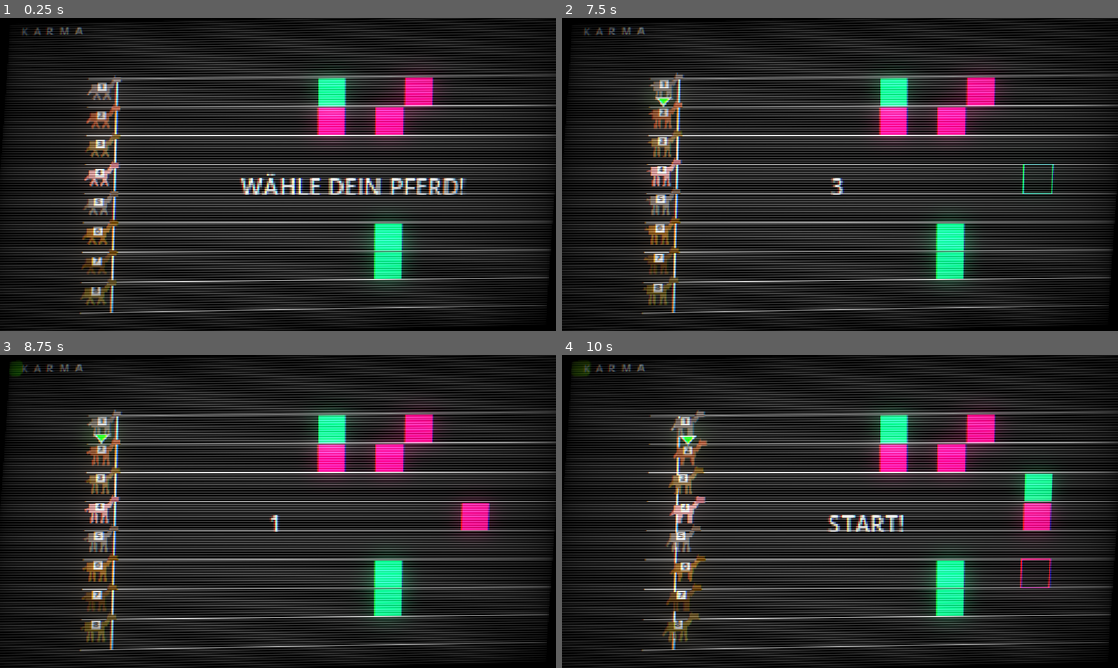
Above: before the commit, frames 1-4 (two rows, left to right).
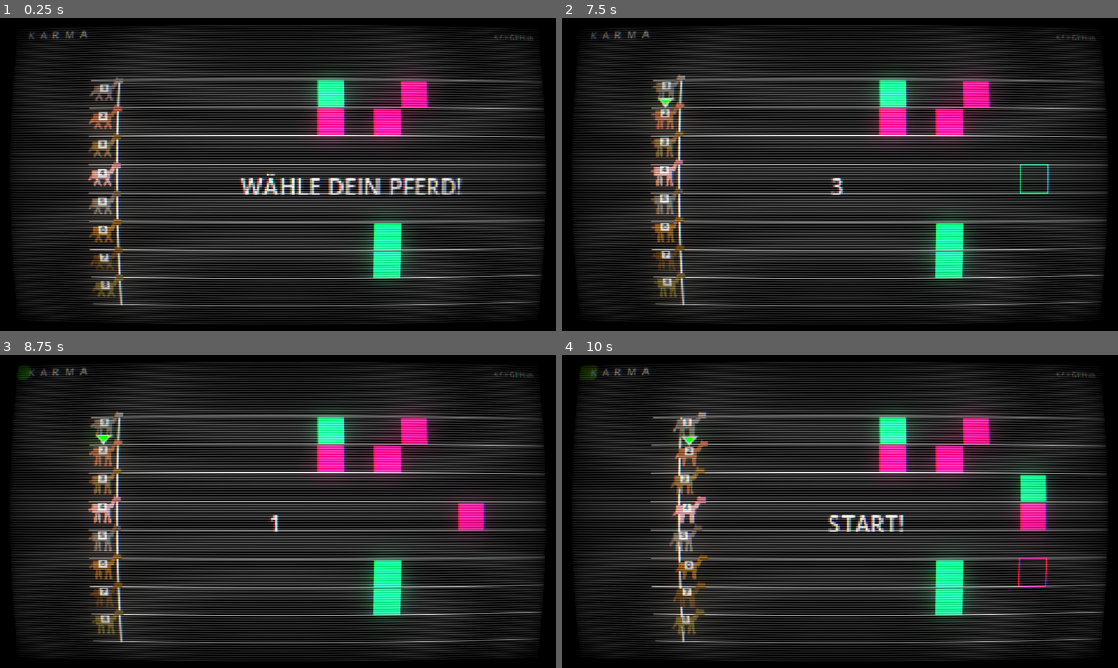
Above: after the commit, the same moments.

Repository: ammul/cyber-derby
Game: Godot game, scene res://RaceTrack.tscn
Two runs of this game, one before a commit and one after it. Both use one fixed random seed, a clock stepped at 60 frames per second and the inputs below.
Inputs (mouse positions are in pixels of both pictures, inside the frame that each line leads up to):
- Up to frame 1 (0.25 s): no input
- Up to frame 2 (7.5 s): click (1090, 30) at 0.5 s, where only the run after the commit has a clickable "< / > GitHub"; click (1090, 30) at 1.25 s, where only the run after the commit has a clickable "< / > GitHub"; click (1090, 30) at 2 s, where only the run after the commit has a clickable "< / > GitHub"; tap Enter at 2.75 s; move the mouse to (962, 158) at 2.77 s; hold Shift 2.78-3.5 s; click (962, 158) at 2.92 s; drag from (728, 190) to (812, 237) at 3.52 s; move the mouse to (895, 105) at 4.27 s; tap Ctrl at 4.35 s; click (895, 105) at 4.42 s; drag from (812, 237) to (673, 127) at 5.02 s; move the mouse to (1006, 221) at 5.77 s; tap Alt at 5.85 s; click (1006, 221) at 5.92 s; drag from (673, 127) to (756, 96) at 6.52 s; move the mouse to (867, 174) at 7.27 s; hold Shift from 7.28 s (still down); click (867, 174) at 7.42 s
- Up to frame 3 (8.75 s): release Shift at 8 s; drag from (194, 433) to (166, 527) at 8.02 s
- Up to frame 4 (10 s): move the mouse to (962, 495) at 8.77 s; tap Ctrl at 8.85 s; click (962, 495) at 8.92 s; drag from (728, 527) to (812, 574) at 9.52 s

The runs differ from the first frame. In frame 1, 46% of the frame differs, in the area x 0-100%, y 0-100%; in frame 2, 46%; in frame 3, 46%; in frame 4, 46%.

Commit message:
fix: CRT skew, camera lag, add GitHub button
- CRT shader: replace centered_uv.x * centered_uv.y (diagonal twist) with
  dot(centered_uv, centered_uv) for correct radial barrel distortion
- Camera: switch from per-frame lerp (0.005, frame-rate dependent, too slow)
  to delta-based follow speed (5.0/s) so camera keeps up with fast horses
- HUD: add GitHub button anchored to top-right; opens repo in browser via OS.shell_open

Co-Authored-By: Claude Sonnet 4.6 <noreply@anthropic.com>

Diff:
--- a/GameConfig.gd
+++ b/GameConfig.gd
@@ -69,8 +69,8 @@
 const REPULSION_RADIUS   := 40.0
 const REPULSION_STRENGTH := 150.0
 
-# Camera
-const CAMERA_SMOOTHING   := 0.005
+# Camera (follow_speed is in units/second; higher = snappier)
+const CAMERA_SMOOTHING   := 5.0
 const CAMERA_LEAD_OFFSET := 200.0
 
 # Selection
--- a/MainCamera.gd
+++ b/MainCamera.gd
@@ -1,12 +1,13 @@
 extends Camera2D
 
+# Per-second follow speed: higher = camera snaps tighter to lead horse
 @export var smoothing: float = GameConfig.CAMERA_SMOOTHING
 @export var lead_offset: float = GameConfig.CAMERA_LEAD_OFFSET
 
 @onready var track: RaceTrack = $".."
 
 
-func _process(_delta: float) -> void:
+func _process(delta: float) -> void:
 	var horses := get_tree().get_nodes_in_group(GameConfig.GROUP_HORSES)
 	if horses.is_empty() or not track.race_started:
 		return
@@ -18,4 +19,4 @@
 
 	var target_x := lead_x + lead_offset
 	if position.x < target_x:
-		position.x = lerp(position.x, target_x, smoothing)
+		position.x = lerp(position.x, target_x, clamp(smoothing * delta, 0.0, 1.0))
--- a/RaceTrack.tscn
+++ b/RaceTrack.tscn
@@ -30,7 +30,8 @@
     // 1. Bildschirmkrümmung (Fisheye-Effekt)
     // Wir berechnen die Verschiebung basierend auf der Entfernung zur Mitte
     vec2 centered_uv = uv * 2.0 - 1.0;
-    vec2 offset = centered_uv * (centered_uv.x * centered_uv.y) * curvature;
+    float r2 = dot(centered_uv, centered_uv);
+    vec2 offset = centered_uv * r2 * curvature;
     uv += offset;
 
     // 2. Chromatic Aberration (Farbverschiebung)
--- a/hud.gd
+++ b/hud.gd
@@ -14,6 +14,23 @@
 	win_overlay.hide()
 	countdown_label.show()
 	countdown_label.text = "WÄHLE DEIN PFERD!"
+	_add_github_button()
+
+
+func _add_github_button() -> void:
+	var btn := Button.new()
+	btn.text = "< / > GitHub"
+	btn.anchor_left = 1.0
+	btn.anchor_right = 1.0
+	btn.anchor_top = 0.0
+	btn.anchor_bottom = 0.0
+	btn.offset_left = -110.0
+	btn.offset_right = -8.0
+	btn.offset_top = 8.0
+	btn.offset_bottom = 34.0
+	btn.mouse_default_cursor_shape = Control.CURSOR_POINTING_HAND
+	btn.pressed.connect(func() -> void: OS.shell_open("https://github.com/ammul/cyber-derby"))
+	add_child(btn)
 
 
 func _on_selection_done() -> void:
